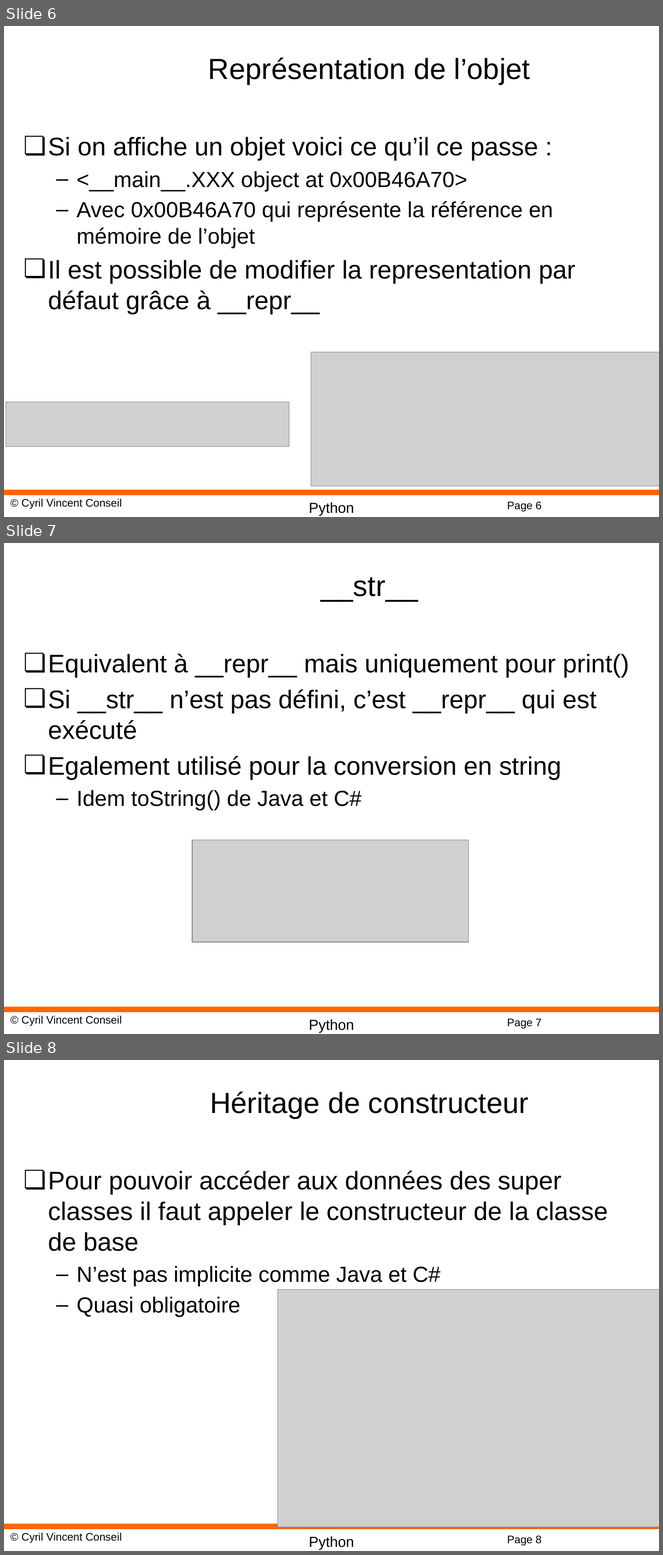
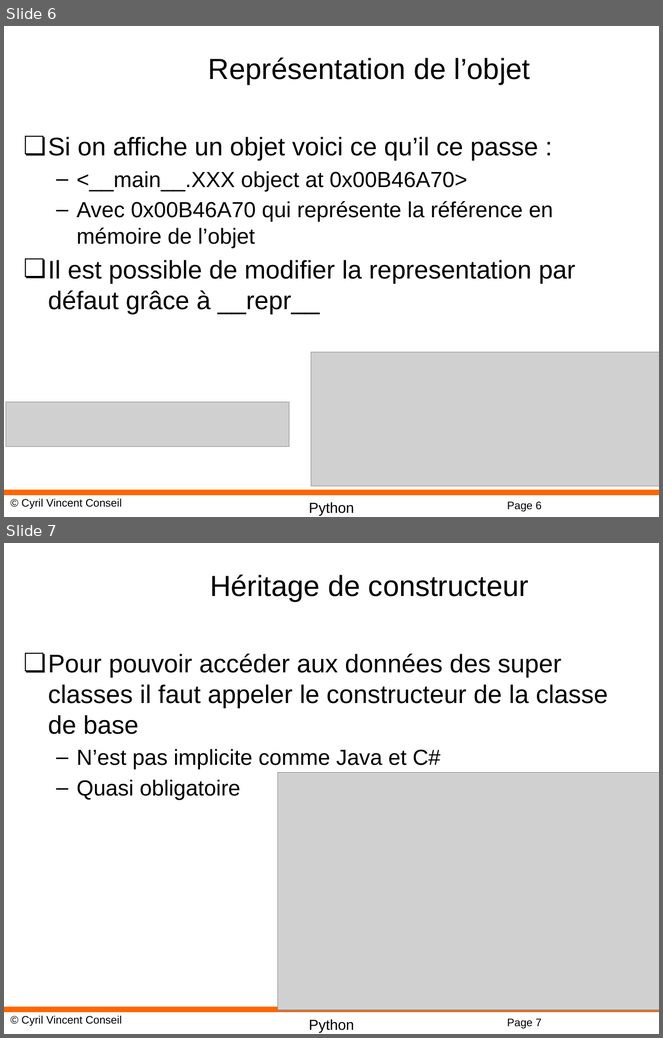
Before and after one commit to cyrilvincent/python, a slide deck: ppt/Python09-Inheritance.pptx. Shown one above the other, each under a label of ours: slides 6, 7 and 8 before the commit, slides 6 and 7 after it. The pictures are 663x1555 and 663x1038 pixels, drawn with LibreOffice and Linux fonts; fonts in the diff are those of the drawing; grey boxes stand for pictures; background and template pictures are left out. Boxes give left, top, right and bottom in pixels: in the first picture for what was removed or moved away, otherwise in the second. Text is boxed around its words. In the diff, an @@ line names an element or a change of style, - is before the commit and + after.

```diff
--- a/ppt/Python09-Inheritance.pptx
+++ b/ppt/Python09-Inheritance.pptx
@@ slide 7 removed at (4, 543, 659, 1034), background #FFFFFF; not listed: 4 template elements that a slide beside it also shows @@
@@ title removed at (321, 577, 418, 602) @@
-__str__
@@ text removed at (48, 654, 630, 810) @@
-❏ Equivalent à __repr__ mais uniquement pour print()
-❏ Si __str__ n’est pas défini, c’est __repr__ qui est exécuté
-❏ Egalement utilisé pour la conversion en string
-  – Idem toString() de Java et C#
@@ picture removed at (192, 840, 468, 943) @@
@@ what was slide 8 is now slide 7 @@
@@ page number at (507, 1019, 542, 1029): text changed @@
-Page 8
+Page 7
```
Also in this commit, not shown: 3 other files.
